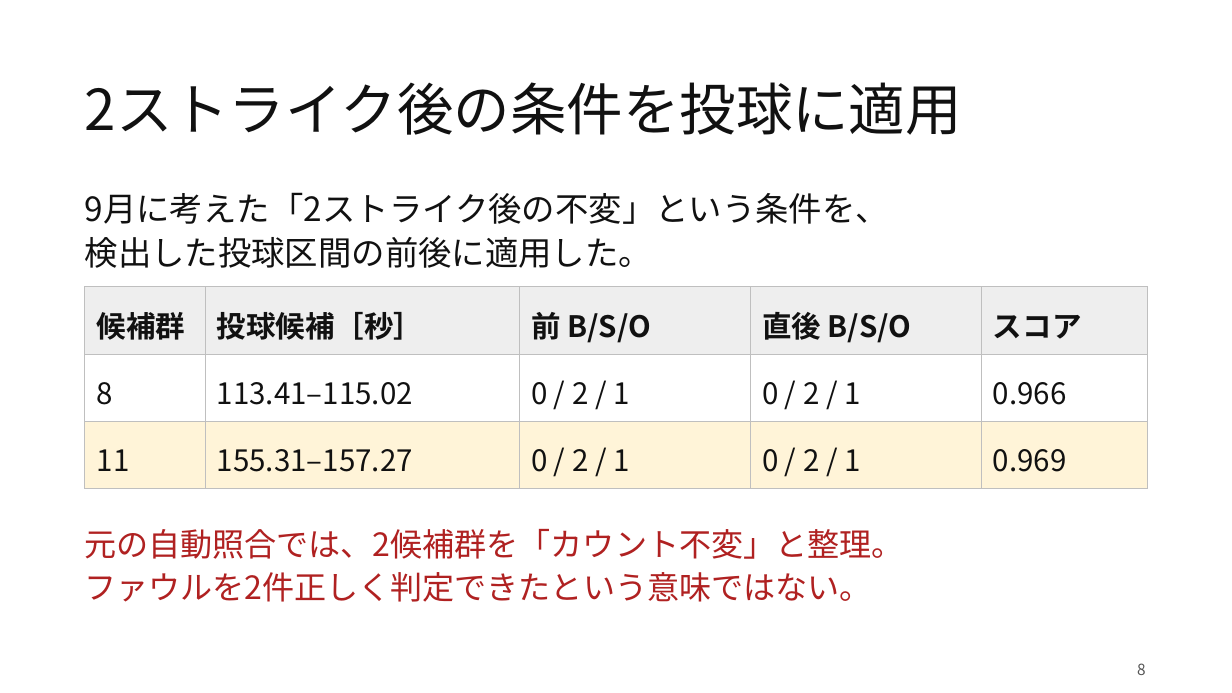
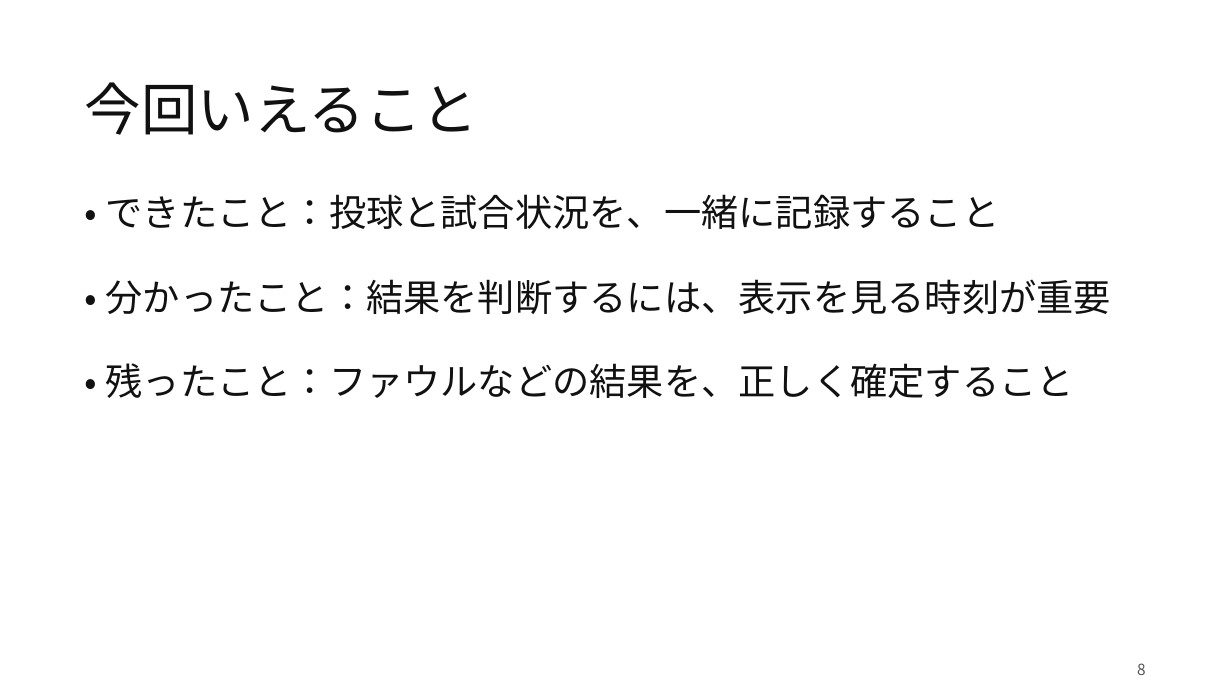
Before and after one commit to Yu-Tanahashi1226/----B-py, a slide deck: slide 8 of presentations/20261030/M棚橋261030.pptx. Drawn at 1232x693 pixels with LibreOffice and Linux fonts; fonts in the diff are those of the drawing. Boxes give left, top, right and bottom in pixels: in the first picture for what was removed or moved away, otherwise in the second. Text is boxed around its words. In the diff, an @@ line names an element or a change of style, - is before the commit and + after.

```diff
--- a/presentations/20261030/M棚橋261030.pptx
+++ b/presentations/20261030/M棚橋261030.pptx
@@ title at <box>85,82,479,135</box>: text changed @@
-2ストライク後の条件を投球に適用
+今回いえること
@@ text at <box>106,194,1111,398</box>: text changed; size 26 to 29 pt @@
-9月に考えた「2ストライク後の不変」という条件を、
-検出した投球区間の前後に適用した。
+• できたこと：投球と試合状況を、一緒に記録すること
+• 分かったこと：結果を判断するには、表示を見る時刻が重要
+• 残ったこと：ファウルなどの結果を、正しく確定すること
@@ table removed at <box>85,287,1148,489</box>, 3 rows, 5 columns @@
-候補群 | 投球候補［秒］ | 前 B/S/O | 直後 B/S/O | スコア
-8 | 113.41–115.02 | 0 / 2 / 1 | 0 / 2 / 1 | 0.966
-11 | 155.31–157.27 | 0 / 2 / 1 | 0 / 2 / 1 | 0.969
@@ text removed at <box>85,529,904,602</box> @@
-元の自動照合では、2候補群を「カウント不変」と整理。
-ファウルを2件正しく判定できたという意味ではない。
```
Also in this commit, not shown: 10 other slides changed, 1 slide added, 1 slide removed, 9 other files.
